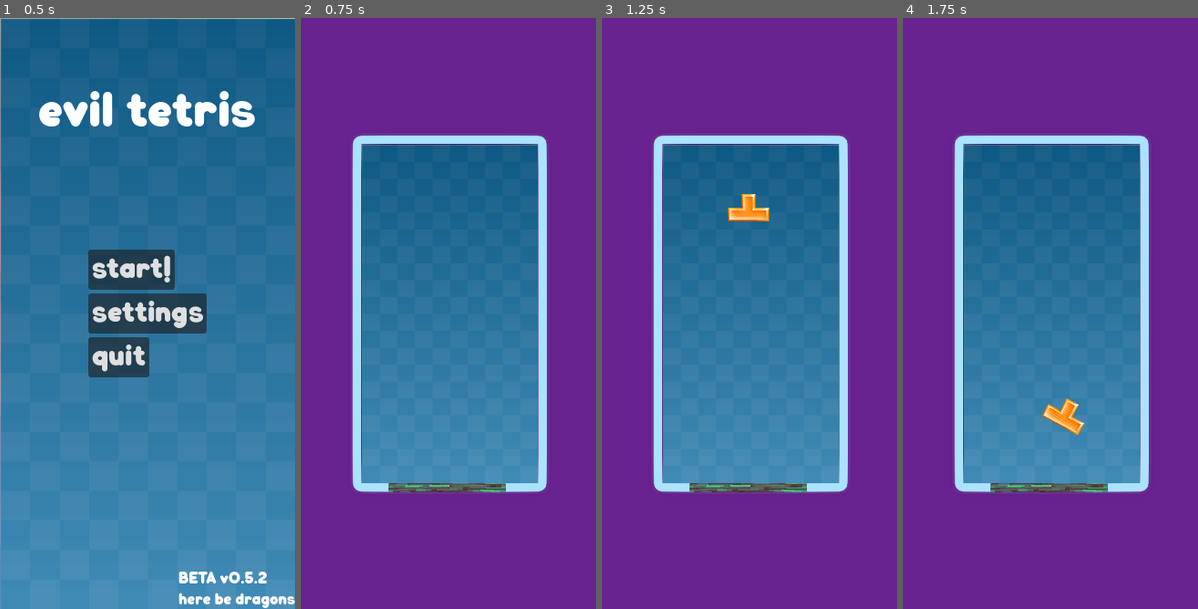
Above: before the commit, frames 1-4 (left to right).
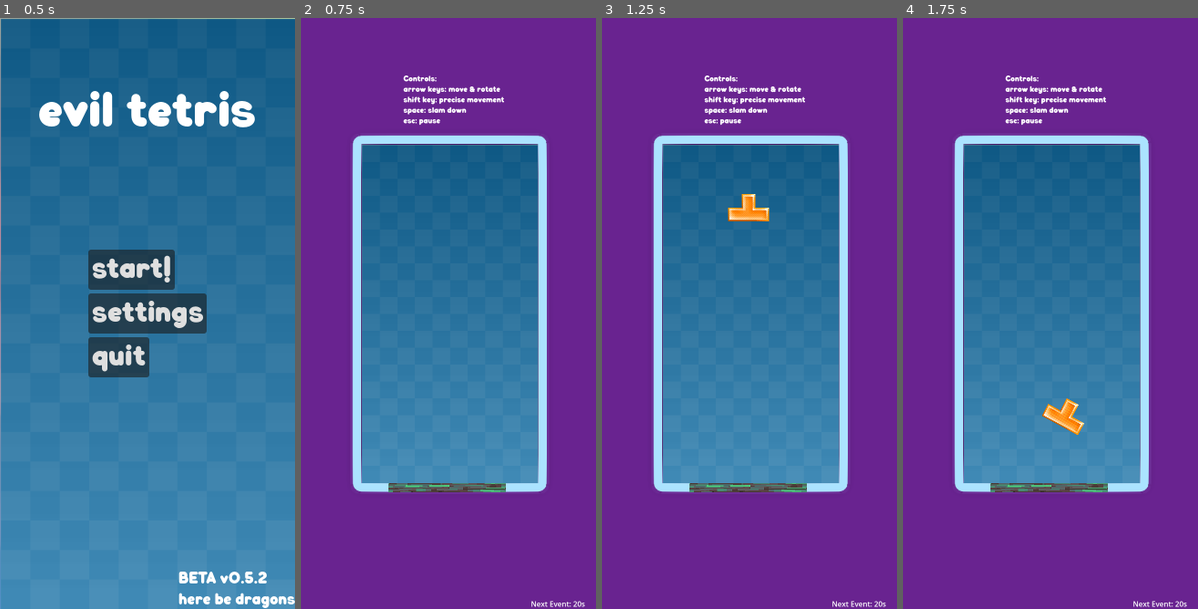
Above: after the commit, the same moments.

Repository: lpuv/evil-tetris
Game: Godot game, scene res://scenes/start_ui.tscn
Same seed, same stepped clock (60 frames per second), same inputs: the game is played once before the commit and once after it.
Inputs:
- Up to frame 1 (0.5 s): no input
- Up to frame 2 (0.75 s): click "start!" at 0.5 s
- Up to frame 3 (1.25 s): no input
- Up to frame 4 (1.75 s): hold Right (right) from 1.28 s (still down); tap Space (space) at 1.35 s

Frame 1 is identical in both runs. In frame 2, 0.8% of the frame differs, in the area x 34-97%, y 9-100%; in frame 3, 0.8%; in frame 4, 0.8%.

Commit message:
add instructions

Diff:
--- a/project/scenes/main.tscn
+++ b/project/scenes/main.tscn
@@ -7,6 +7,108 @@
 [ext_resource type="Script" path="res://scripts/ceiling.gd" id="5_tbgi4"]
 [ext_resource type="Script" path="res://scripts/deathplane.gd" id="6_tefeu"]
 [ext_resource type="PackedScene" uid="uid://dhs7kwdbbejk4" path="res://scenes/pause_menu.tscn" id="7_o6xl0"]
+[ext_resource type="FontFile" uid="uid://eh43j86udm7i" path="res://Qilkabold-DO6BR.otf" id="8_wxjoi"]
+
+[sub_resource type="Animation" id="Animation_a0mu7"]
+resource_name = "controls_fade"
+length = 5.0
+tracks/0/type = "bezier"
+tracks/0/imported = false
+tracks/0/enabled = true
+tracks/0/path = NodePath(".:modulate:r")
+tracks/0/interp = 1
+tracks/0/loop_wrap = true
+tracks/0/keys = {
+"handle_modes": PackedInt32Array(0, 0),
+"points": PackedFloat32Array(1, -0.25, 0, 0.25, 0, 1, -0.25, 0, 0.25, 0),
+"times": PackedFloat32Array(3.1, 5)
+}
+tracks/1/type = "bezier"
+tracks/1/imported = false
+tracks/1/enabled = true
+tracks/1/path = NodePath(".:modulate:g")
+tracks/1/interp = 1
+tracks/1/loop_wrap = true
+tracks/1/keys = {
+"handle_modes": PackedInt32Array(0, 0),
+"points": PackedFloat32Array(1, -0.25, 0, 0.25, 0, 1, -0.25, 0, 0.25, 0),
+"times": PackedFloat32Array(3.1, 5)
+}
+tracks/2/type = "bezier"
+tracks/2/imported = false
+tracks/2/enabled = true
+tracks/2/path = NodePath(".:modulate:b")
+tracks/2/interp = 1
+tracks/2/loop_wrap = true
+tracks/2/keys = {
+"handle_modes": PackedInt32Array(0, 0),
+"points": PackedFloat32Array(1, -0.25, 0, 0.25, 0, 1, -0.25, 0, 0.25, 0),
+"times": PackedFloat32Array(3.13333, 5)
+}
+tracks/3/type = "bezier"
+tracks/3/imported = false
+tracks/3/enabled = true
+tracks/3/path = NodePath(".:modulate:a")
+tracks/3/interp = 1
+tracks/3/loop_wrap = true
+tracks/3/keys = {
+"handle_modes": PackedInt32Array(0, 0),
+"points": PackedFloat32Array(1, -0.25, 0, 0.25, 0, 0, -0.25, 0, 0.25, 0),
+"times": PackedFloat32Array(3.13333, 5)
+}
+
+[sub_resource type="Animation" id="Animation_37q4v"]
+length = 0.001
+tracks/0/type = "bezier"
+tracks/0/imported = false
+tracks/0/enabled = true
+tracks/0/path = NodePath(".:modulate:r")
+tracks/0/interp = 1
+tracks/0/loop_wrap = true
+tracks/0/keys = {
+"handle_modes": PackedInt32Array(0),
+"points": PackedFloat32Array(1, -0.25, 0, 0.25, 0),
+"times": PackedFloat32Array(0)
+}
+tracks/1/type = "bezier"
+tracks/1/imported = false
+tracks/1/enabled = true
+tracks/1/path = NodePath(".:modulate:g")
+tracks/1/interp = 1
+tracks/1/loop_wrap = true
+tracks/1/keys = {
+"handle_modes": PackedInt32Array(0),
+"points": PackedFloat32Array(1, -0.25, 0, 0.25, 0),
+"times": PackedFloat32Array(0)
+}
+tracks/2/type = "bezier"
+tracks/2/imported = false
+tracks/2/enabled = true
+tracks/2/path = NodePath(".:modulate:b")
+tracks/2/interp = 1
+tracks/2/loop_wrap = true
+tracks/2/keys = {
+"handle_modes": PackedInt32Array(0),
+"points": PackedFloat32Array(1, -0.25, 0, 0.25, 0),
+"times": PackedFloat32Array(0)
+}
+tracks/3/type = "bezier"
+tracks/3/imported = false
+tracks/3/enabled = true
+tracks/3/path = NodePath(".:modulate:a")
+tracks/3/interp = 1
+tracks/3/loop_wrap = true
+tracks/3/keys = {
+"handle_modes": PackedInt32Array(0),
+"points": PackedFloat32Array(1, -0.25, 0, 0.25, 0),
+"times": PackedFloat32Array(0)
+}
+
+[sub_resource type="AnimationLibrary" id="AnimationLibrary_gljjf"]
+_data = {
+"RESET": SubResource("Animation_37q4v"),
+"controls_fade": SubResource("Animation_a0mu7")
+}
 
 [sub_resource type="RectangleShape2D" id="RectangleShape2D_sugp2"]
 size = Vector2(1290, 88.9999)
@@ -22,6 +124,13 @@
 
 [node name="main" type="Node"]
 script = ExtResource("1_sugp2")
+metadata/_edit_vertical_guides_ = [792.0]
+
+[node name="AnimationPlayer" type="AnimationPlayer" parent="."]
+root_node = NodePath("../controls")
+libraries = {
+"": SubResource("AnimationLibrary_gljjf")
+}
 
 [node name="Camera2D" type="Camera2D" parent="."]
 zoom = Vector2(0.5, 0.5)
@@ -99,5 +208,37 @@
 offset_top = -1.0
 offset_bottom = -1.0
 
+[node name="controls" type="Label" parent="."]
+offset_left = -99.0
+offset_top = -524.0
+offset_right = 114.0
+offset_bottom = -423.0
+theme_override_fonts/font = ExtResource("8_wxjoi")
+text = "Controls:
+arrow keys: move & rotate
+shift key: precise movement
+space: slam down
+esc: pause"
+
+[node name="event_label" type="Label" parent="."]
+anchors_preset = 3
+anchor_left = 1.0
+anchor_top = 1.0
+anchor_right = 1.0
+anchor_bottom = 1.0
+offset_left = -143.0
+offset_top = -23.0
+grow_horizontal = 0
+grow_vertical = 0
+text = "Next Event: 20s"
+metadata/time_left = 20
+
+[node name="TwentySecTimer" type="Timer" parent="."]
+wait_time = 20.0
+
+[node name="OneSecTimer" type="Timer" parent="."]
+
 [connection signal="body_exited" from="ceiling" to="ceiling" method="_on_body_exited"]
 [connection signal="body_entered" from="deathplane" to="deathplane" method="_on_body_entered"]
+[connection signal="timeout" from="TwentySecTimer" to="." method="_on_twenty_sec_timer_timeout"]
+[connection signal="timeout" from="OneSecTimer" to="." method="_on_one_sec_timer_timeout"]
--- a/project/scripts/main.gd
+++ b/project/scripts/main.gd
@@ -28,6 +28,7 @@
 
 func _ready():
 
+	$AnimationPlayer.play("RESET")
 
 	rng = RandomNumberGenerator.new()
 	rng.randomize()
@@ -44,6 +45,10 @@
 	pieces.shuffle()
 	spawn_piece()
 
+	$AnimationPlayer.play("controls_fade")
+	$TwentySecTimer.start()
+	$OneSecTimer.start()
+
 func _process(_delta: float) -> void:
 	#print(str(current_piece.name))
 	if current_piece.get_meta("to_delete"):
@@ -52,3 +57,20 @@
 		return
 	print("time to spawn")
 	spawn_piece()
+
+
+func chaos():
+	pass
+
+
+func _on_twenty_sec_timer_timeout() -> void:
+	chaos()
+	$event_label.text = "Next Event: 20s"
+	$event_label.set_meta("time_left", 20)
+	$TwentySecTimer.start()
+
+func _on_one_sec_timer_timeout() -> void:
+	$event_label.text = "Next Event: " + str($event_label.get_meta("time_left")) + "s"
+	$event_label.set_meta("time_left", $event_label.get_meta("time_left") - 1)
+	if $event_label.get_meta("time_left") > 0:
+		$OneSecTimer.start()
--- a/project/scripts/shared.gd
+++ b/project/scripts/shared.gd
@@ -4,3 +4,10 @@
 
 func position_snapped(pos: Vector2):
 	return (pos / CELL_SIZE).floor() * CELL_SIZE
+
+
+var CHAOS_EVENTS = {
+	0: "nocollision",
+	1: "upwardforce",
+	2: "bouncy"
+}
Not shown: 1 places in project/scenes/main.tscn that only renumber resources
